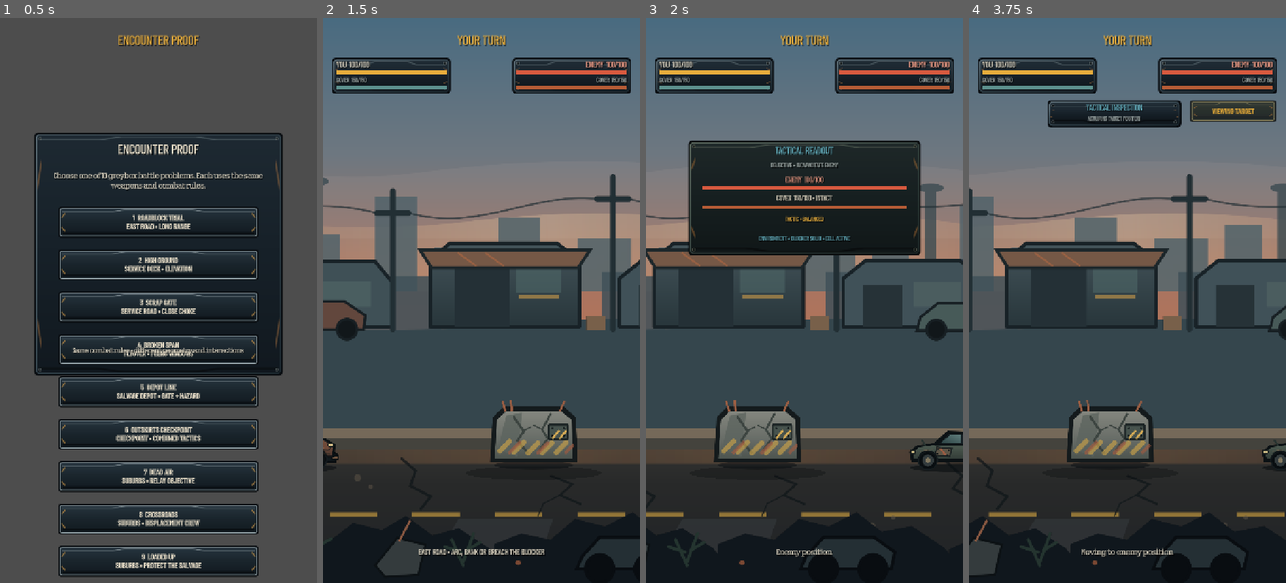
Above: before the commit, frames 1-4 (left to right).
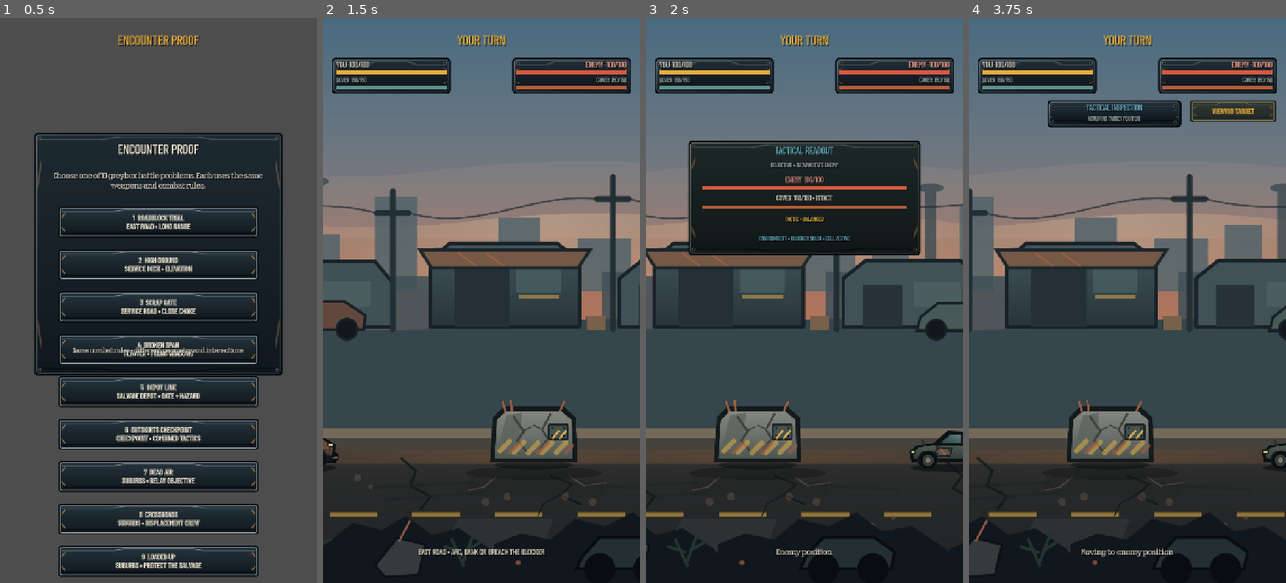
Above: after the commit, the same moments.

Repository: phantompixel-developer/FortKnocks
Game: Godot game, scene res://game/battle/battle.tscn
Two runs of this game, one before a commit and one after it. Both use one fixed random seed, a clock stepped at 60 frames per second and the inputs below. This scene is started directly instead of the project's main scene.
Inputs (mouse positions are in pixels of both pictures, inside the frame that each line leads up to):
- Up to frame 1 (0.5 s): no input
- Up to frame 2 (1.5 s): click "1 ROADBLOCK TRIAL EAST ROAD •…" at 0.5 s; click "BEGIN ENCOUNTER" at 1.25 s
- Up to frame 3 (2 s): no input
- Up to frame 4 (3.75 s): move the mouse to (1197, 272) at 2.02 s; click (1197, 272) at 2.17 s; drag from (1064, 328) to (1111, 413) at 2.77 s; click "INSPECT ENEMY" at 3.5 s

Frame 1 is identical in both runs. In frame 2, 0.1% of the frame differs, in the area x 46-90%, y 81-87%; in frame 3, 0.1%; in frame 4, 0.1%, in the area x 24-68%, y 81-87%.

Commit message:
feat(art): tie Roadblock Trial road wear to authored world collision line

Diff:
--- a/game/battle/battlefield_visual.gd
+++ b/game/battle/battlefield_visual.gd
@@ -70,6 +70,8 @@
 			_:
 				_draw_city_backdrop()
 		_draw_road()
+		if _mission_id == "roadblock_trial":
+			_draw_roadblock_ground_contact()
 		_draw_foreground_dressing()
 		return
 
@@ -84,6 +86,8 @@
 			pass
 
 	_draw_production_outskirts_road()
+	if _mission_id == "roadblock_trial":
+		_draw_roadblock_ground_contact()
 	_draw_production_outskirts_foreground()
 
 func _ensure_production_textures() -> void:
@@ -332,3 +336,29 @@
 	# Small warm accents prevent the foreground from reading as a flat black bar.
 	for x in range(150, 2100, 520):
 		draw_circle(Vector2(x, 1218), 7.0, Color("c66f3c", 0.48))
+
+
+func _draw_roadblock_ground_contact() -> void:
+	# Roadblock Trial V2 — world-anchored wear tied to actual obstacle position
+	# (1080, 958), with the road collision plane at y=1035.
+	# These are ground markings, NEVER additional invisible obstacles.
+	# The obstacle itself draws its own contact shadow and damage states.
+	var road_dark := Color("1b2425", 0.50)
+	var road_wear := Color("978471", 0.28)
+	var earth := Color("a17a58", 0.23)
+	draw_colored_polygon(PackedVector2Array([
+		Vector2(932, 1038), Vector2(1010, 1044), Vector2(1115, 1040),
+		Vector2(1227, 1051), Vector2(1250, 1086), Vector2(926, 1082)
+	]), Color("171d1e", 0.16))
+	# Tyre marks converge towards the physical barrier rather than floating
+	# as a texture detached from the battle geometry.
+	draw_line(Vector2(715, 1064), Vector2(944, 1052), road_dark, 7.0, true)
+	draw_line(Vector2(740, 1092), Vector2(960, 1076), road_dark, 6.0, true)
+	draw_line(Vector2(1170, 1057), Vector2(1400, 1069), road_dark, 5.0, true)
+	# Fracture lines and grime at the barrier foot stay below the aiming lane.
+	draw_line(Vector2(995, 1039), Vector2(966, 1063), road_wear, 4.0, true)
+	draw_line(Vector2(966, 1063), Vector2(932, 1070), road_wear, 3.0, true)
+	draw_line(Vector2(1164, 1040), Vector2(1195, 1060), road_wear, 4.0, true)
+	draw_line(Vector2(1195, 1060), Vector2(1245, 1052), road_wear, 3.0, true)
+	for x in [971.0, 1020.0, 1152.0, 1214.0]:
+		draw_circle(Vector2(x, 1084.0 + fmod(x, 3.0) * 6.0), 9.0, earth)
